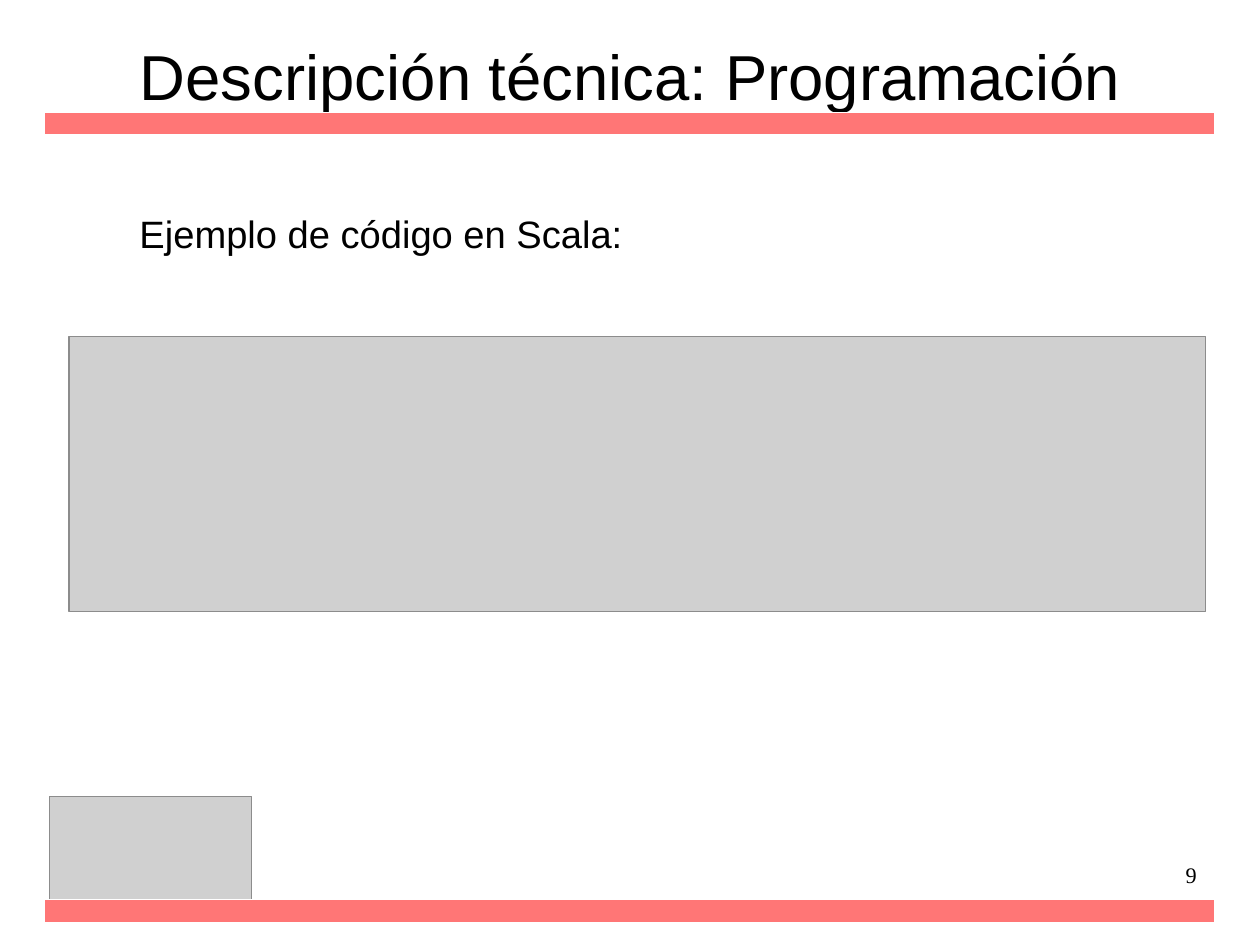
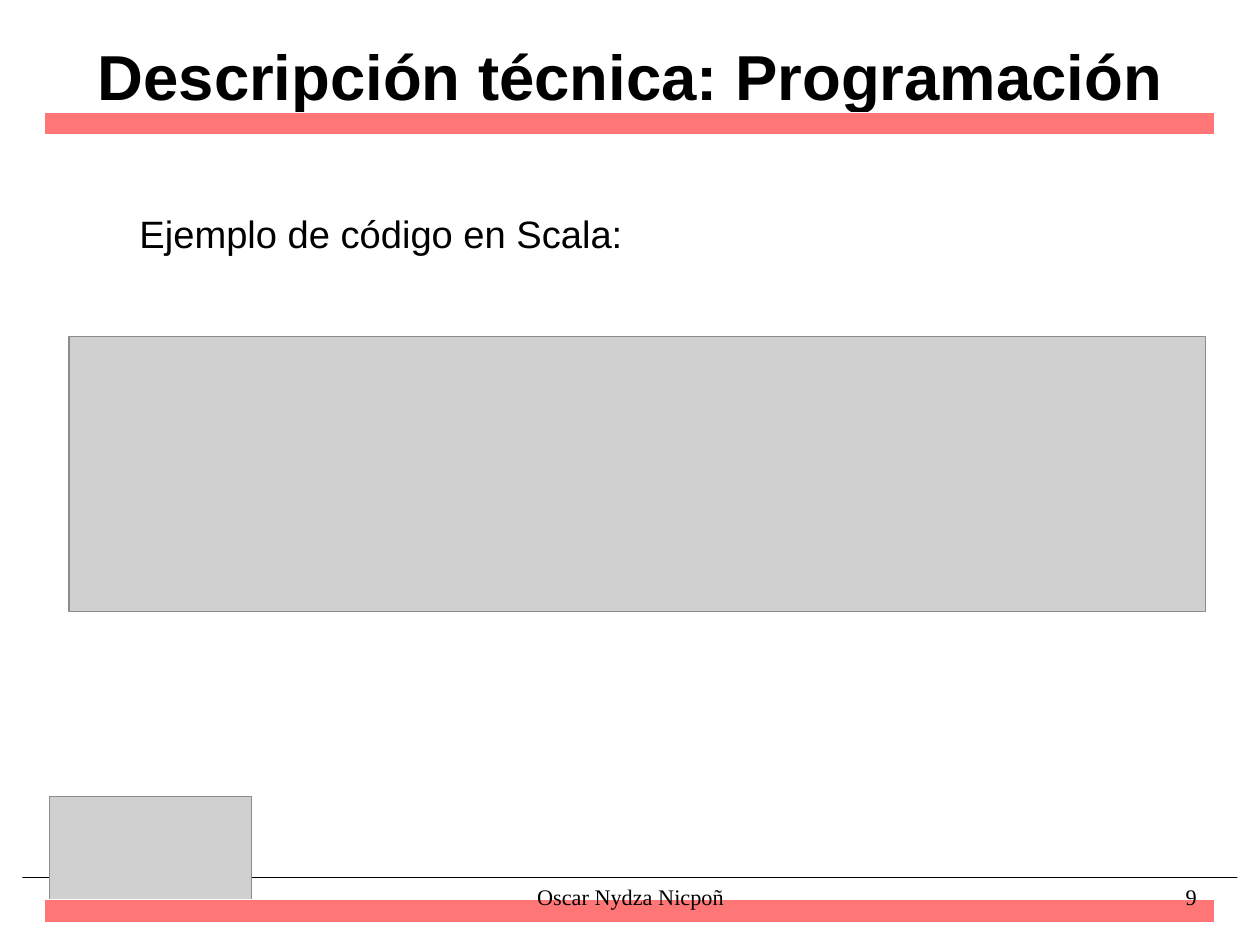
Before and after one commit to nipsn/Spark-TFG, a slide deck: slide 9 of presentacion/diapos.odp. Drawn at 1260x945 pixels with LibreOffice and Linux fonts; fonts in the diff are those of the drawing; grey boxes stand for pictures; background and template pictures are left out. Boxes give left, top, right and bottom in pixels: in the first picture for what was removed or moved away, otherwise in the second. Text is boxed around its words. In the diff, an @@ line names an element or a change of style, - is before the commit and + after.

```diff
--- a/presentacion/diapos.odp
+++ b/presentacion/diapos.odp
@@ title "Descripción técnica: Programación" at bbox=[98, 53, 1162, 112]: bold on @@
@@ line added from (23, 878) to (1238, 878), #000000 0.51 pt @@
@@ text added at bbox=[537, 888, 723, 910], 14 pt, text #000000 @@
+Oscar Nydza Nicpoñ
@@ page number: place and size @@
-page number at bbox=[1186, 868, 1197, 884]
+page number at bbox=[1186, 888, 1197, 906]
```
Also in this commit, not shown: 17 other slides changed, 2 slides added, 13 other files.
